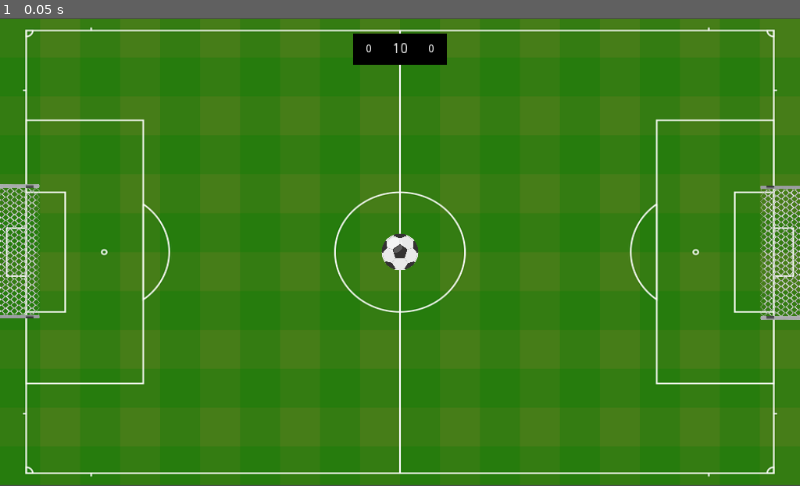
Above: before the commit, frame 1.
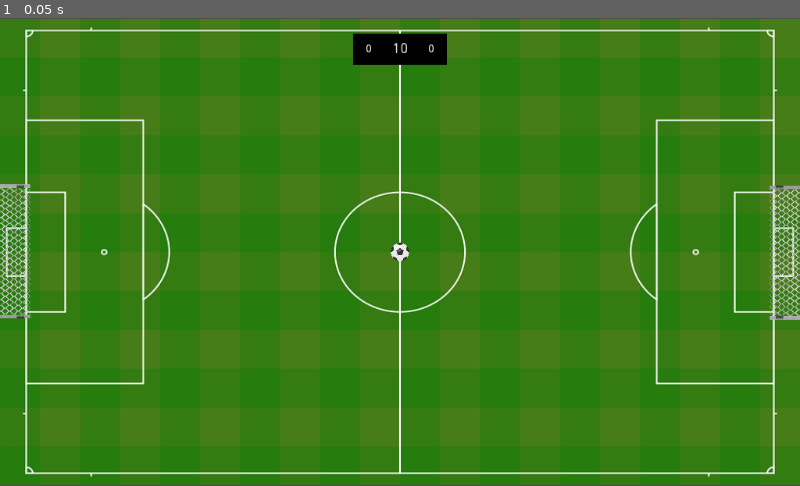
Above: after the commit, the same moment.

Repository: wendeljeske20/CapSoccer
Game: Godot game, scene res://Scenes/Match.tscn
The game is run twice, just before and just after one commit, with the same random seed, the same clock (stepped at 60 frames per second) and the same inputs.
Inputs:
- Up to frame 1 (0.05 s): no input

The runs differ from the first frame. In frame 1, 1.6% of the frame differs, in the area x 0-100%, y 35-65%.
Error in both runs: Attempt to call function 'add_child' in base 'null instance' on a null instance. (res://Scripts/Player.gd:30)

Commit message:
Fixing crossbars, field colliders and changed ball size.

Diff:
--- a/Ball&Collider/Ball&Collider.tscn
+++ /dev/null
@@ -1,75 +0,0 @@
-[gd_scene load_steps=8 format=2]
-
-[ext_resource path="res://field.png" type="Texture" id=1]
-[ext_resource path="res://RigidBody2D.gd" type="Script" id=2]
-[ext_resource path="res://ball.png" type="Texture" id=3]
-[ext_resource path="res://goal.png" type="Texture" id=4]
-[ext_resource path="res://Sprite.gd" type="Script" id=5]
-
-[sub_resource type="CircleShape2D" id=1]
-radius = 24.1435
-
-[sub_resource type="RectangleShape2D" id=2]
-extents = Vector2( 44.2115, 125.559 )
-
-[node name="Node2D" type="Node2D"]
-
-[node name="Field" type="Area2D" parent="."]
-__meta__ = {
-"_edit_group_": true
-}
-
-[node name="Sprite" type="Sprite" parent="Field"]
-position = Vector2( 511.674, 300.618 )
-scale = Vector2( 1.06607, 0.982756 )
-texture = ExtResource( 1 )
-
-[node name="CollisionPolygon2D" type="CollisionPolygon2D" parent="Field"]
-polygon = PoolVector2Array( -0.138069, 15.5702, 989.809, 16.1551, 991.869, 585.898, 31.4675, 585.49, 31.8753, 17.4054, 0.269737, 17.6093, 0.0658798, 599.559, 1023.05, 598.981, 1024.16, 0.64267, 0.335205, 1.7507 )
-
-[node name="Ball" type="Area2D" parent="."]
-position = Vector2( -67.1138, 15.1615 )
-script = ExtResource( 2 )
-__meta__ = {
-"_edit_group_": true
-}
-
-[node name="Sprite" type="Sprite" parent="Ball"]
-position = Vector2( 580.118, 289.068 )
-scale = Vector2( 0.1, 0.1 )
-texture = ExtResource( 3 )
-
-[node name="CollisionShape2D" type="CollisionShape2D" parent="Ball"]
-position = Vector2( 579.877, 289.265 )
-shape = SubResource( 1 )
-
-[node name="GoalLeft" type="Area2D" parent="."]
-position = Vector2( -101.572, -28.7926 )
-__meta__ = {
-"_edit_group_": true
-}
-
-[node name="Sprite" type="Sprite" parent="GoalLeft"]
-position = Vector2( 152.815, 294.435 )
-scale = Vector2( 0.1, 0.1 )
-texture = ExtResource( 4 )
-
-[node name="CollisionShape2D" type="CollisionShape2D" parent="GoalLeft"]
-position = Vector2( 152.987, 291.282 )
-shape = SubResource( 2 )
-
-[node name="GoalRight" type="Area2D" parent="."]
-position = Vector2( 38.0401, -22.1444 )
-__meta__ = {
-"_edit_group_": true
-}
-
-[node name="Sprite" type="Sprite" parent="GoalRight"]
-position = Vector2( 924.615, 296.194 )
-scale = Vector2( 0.1, 0.1 )
-texture = ExtResource( 4 )
-script = ExtResource( 5 )
-
-[node name="CollisionShape2D" type="CollisionShape2D" parent="GoalRight"]
-position = Vector2( 923.029, 296.556 )
-shape = SubResource( 2 )
--- a/Ball&Collider/Ball.gd
+++ /dev/null
@@ -1,17 +0,0 @@
-extends Area2D
-
-var friction : float
-var bounciness : float
-var size : Vector2
-
-func _ready():
-	pass
-
-func _process(delta):
-	pass
-
-func checkGoal():
-	pass
-
-func resetPosition():
-	pass
--- a/Ball&Collider/Goal2.gd
+++ /dev/null
@@ -1,5 +0,0 @@
-extends Area2D
-
-func _ready():
-	sprite.set_flip_h(true)
-	pass
--- a/Ball&Collider/RigidBody2D.gd
+++ /dev/null
@@ -1,46 +0,0 @@
-extends Area2D
-
-var ball_friction : float
-var bounciness : float
-var size : Vector2
-var screenSize
-
-func _ready():
-	screenSize = get_viewport_rect().size
-	resetPosition()
-	pass
-
-func _process(delta):
-	var overlappedAreas = get_overlapping_areas()
-	print(overlappedAreas.size())
-	pass
-
-func checkOverlappedAreas(overlappedAreas):
-
-	if (overlappedAreas.size() > 0):
-		if overlappedAreas.has():
-			checkField()
-		if overlappedAreas.has():
-			checkGoalLeft()
-		if overlappedAreas.has():
-			checkGoalRight()
-
-	pass
-
-func checkField():
-	pass
-
-func checkGoalLeft():
-
-	resetPosition()
-	pass
-
-func checkGoalRight():
-
-	resetPosition()
-	pass
-
-func resetPosition():
-	#self.set_global_position(Vector2(-(screenSize.x / 2), screenSize.y / 2))
-	self.set_global_position(Vector2(0,0))
-	pass
--- a/Ball&Collider/Sprite.gd
+++ /dev/null
@@ -1,5 +0,0 @@
-extends Sprite
-
-func _ready():
-	self.flip_h = true
-	pass
--- a/Ball&Collider/default_env.tres
+++ /dev/null
@@ -1,7 +0,0 @@
-[gd_resource type="Environment" load_steps=2 format=2]
-
-[sub_resource type="ProceduralSky" id=1]
-
-[resource]
-background_mode = 2
-background_sky = SubResource( 1 )
--- a/Ball&Collider/project.godot
+++ /dev/null
@@ -1,24 +0,0 @@
-; Engine configuration file.
-; It's best edited using the editor UI and not directly,
-; since the parameters that go here are not all obvious.
-;
-; Format:
-;   [section] ; section goes between []
-;   param=value ; assign values to parameters
-
-config_version=4
-
-_global_script_classes=[  ]
-_global_script_class_icons={
-
-}
-
-[application]
-
-config/name="Ball&Collider"
-run/main_scene="res://Ball&Collider.tscn"
-config/icon="res://icon.png"
-
-[rendering]
-
-environment/default_environment="res://default_env.tres"
--- a/Scenes/Ball.tscn
+++ b/Scenes/Ball.tscn
@@ -3,14 +3,14 @@
 [ext_resource path="res://Scripts/Ball.gd" type="Script" id=1]
 [ext_resource path="res://Sprites/ball.png" type="Texture" id=2]
 
-[sub_resource type="PhysicsMaterial" id=2]
+[sub_resource type="PhysicsMaterial" id=1]
 bounce = 0.6
 
-[sub_resource type="CircleShape2D" id=1]
-radius = 24.1435
+[sub_resource type="CircleShape2D" id=2]
+radius = 11.8517
 
 [node name="Ball" type="RigidBody2D"]
-physics_material_override = SubResource( 2 )
+physics_material_override = SubResource( 1 )
 gravity_scale = 0.0
 contacts_reported = 10
 contact_monitor = true
@@ -19,8 +19,8 @@
 script = ExtResource( 1 )
 
 [node name="Sprite" type="Sprite" parent="."]
-scale = Vector2( 0.1, 0.1 )
+scale = Vector2( 0.05, 0.05 )
 texture = ExtResource( 2 )
 
 [node name="CollisionShape2D" type="CollisionShape2D" parent="."]
-shape = SubResource( 1 )
+shape = SubResource( 2 )
--- a/Scenes/Field.tscn
+++ b/Scenes/Field.tscn
@@ -1,59 +1,78 @@
-[gd_scene load_steps=5 format=2]
+[gd_scene load_steps=6 format=2]
 
 [ext_resource path="res://Sprites/field.png" type="Texture" id=1]
-[ext_resource path="res://Scripts/Goal.gd" type="Script" id=2]
-[ext_resource path="res://Sprites/goal.png" type="Texture" id=3]
+[ext_resource path="res://Scenes/Goal.tscn" type="PackedScene" id=2]
 
 [sub_resource type="RectangleShape2D" id=1]
-extents = Vector2( 33.3229, 86.0627 )
+extents = Vector2( 480.847, 10 )
+
+[sub_resource type="RectangleShape2D" id=2]
+extents = Vector2( 108.569, 10 )
+
+[sub_resource type="CircleShape2D" id=3]
 
 [node name="Field" type="Node2D"]
 
 [node name="Field" type="RigidBody2D" parent="."]
 mode = 1
+can_sleep = false
 
 [node name="Sprite" type="Sprite" parent="Field"]
 scale = Vector2( 1.06607, 0.982756 )
 texture = ExtResource( 1 )
 
-[node name="CollisionPolygon2D" type="CollisionPolygon2D" parent="Field"]
-position = Vector2( -511.464, -301.035 )
-polygon = PoolVector2Array( -0.138069, 15.5702, 989.809, 16.1551, 991.869, 585.898, 31.4675, 585.49, 31.8753, 17.4054, 0.269737, 17.6093, 0.0658798, 599.559, 1023.05, 598.981, 1024.16, 0.64267, 0.335205, 1.7507 )
+[node name="CollisionShape2D" type="CollisionShape2D" parent="Field"]
+position = Vector2( 0, -291.58 )
+shape = SubResource( 1 )
 
-[node name="GoalLeft" type="RigidBody2D" parent="."]
-position = Vector2( -517.775, 0 )
-mode = 1
-contacts_reported = 10
-contact_monitor = true
-can_sleep = false
-script = ExtResource( 2 )
+[node name="CollisionShape2D2" type="CollisionShape2D" parent="Field"]
+position = Vector2( 0, 293.868 )
+shape = SubResource( 1 )
+
+[node name="CollisionShape2D3" type="CollisionShape2D" parent="Field"]
+position = Vector2( 489.804, 195.053 )
+rotation = 1.5708
+shape = SubResource( 2 )
+
+[node name="CollisionShape2D5" type="CollisionShape2D" parent="Field"]
+position = Vector2( -489.668, 195.053 )
+rotation = 1.5708
+shape = SubResource( 2 )
+
+[node name="CollisionShape2D4" type="CollisionShape2D" parent="Field"]
+position = Vector2( 489.804, -195.097 )
+rotation = 1.5708
+shape = SubResource( 2 )
+
+[node name="CollisionShape2D6" type="CollisionShape2D" parent="Field"]
+position = Vector2( -489.668, -195.097 )
+rotation = 1.5708
+shape = SubResource( 2 )
+
+[node name="CollisionShape2D7" type="CollisionShape2D" parent="Field"]
+position = Vector2( -477.126, -283.933 )
+rotation = 1.5708
+shape = SubResource( 3 )
+
+[node name="CollisionShape2D10" type="CollisionShape2D" parent="Field"]
+position = Vector2( 476.069, -283.933 )
+rotation = 1.5708
+shape = SubResource( 3 )
+
+[node name="CollisionShape2D8" type="CollisionShape2D" parent="Field"]
+position = Vector2( -477.126, 282.274 )
+rotation = 1.5708
+shape = SubResource( 3 )
+
+[node name="CollisionShape2D9" type="CollisionShape2D" parent="Field"]
+position = Vector2( 476.069, 282.274 )
+rotation = 1.5708
+shape = SubResource( 3 )
+
+[node name="GoalLeft" parent="." instance=ExtResource( 2 )]
+position = Vector2( -502.998, 0 )
 isLeftSide = true
 
-[node name="Sprite" type="Sprite" parent="GoalLeft"]
-position = Vector2( 26.5811, 0 )
-rotation = -1.57079
-scale = Vector2( 0.317458, 0.317458 )
-texture = ExtResource( 3 )
-
-[node name="CollisionShape2D" type="CollisionShape2D" parent="GoalLeft"]
-position = Vector2( 25.7214, 0 )
-shape = SubResource( 1 )
-
-[node name="GoalRight" type="RigidBody2D" parent="."]
-position = Vector2( 517.775, 0 )
+[node name="GoalRight" parent="." instance=ExtResource( 2 )]
+position = Vector2( 502.998, 0 )
 rotation = 3.14159
-mode = 1
-contacts_reported = 10
-contact_monitor = true
-can_sleep = false
-script = ExtResource( 2 )
-
-[node name="Sprite" type="Sprite" parent="GoalRight"]
-position = Vector2( 26.5811, 0 )
-rotation = -1.57079
-scale = Vector2( 0.317458, 0.317458 )
-texture = ExtResource( 3 )
-
-[node name="CollisionShape2D" type="CollisionShape2D" parent="GoalRight"]
-position = Vector2( 25.7214, 0 )
-shape = SubResource( 1 )
--- /dev/null
+++ b/Scenes/Goal.tscn
@@ -0,0 +1,46 @@
+[gd_scene load_steps=6 format=2]
+
+[ext_resource path="res://Scripts/GoalSetter.gd" type="Script" id=1]
+[ext_resource path="res://Sprites/goal.png" type="Texture" id=2]
+[ext_resource path="res://Scripts/Goal.gd" type="Script" id=3]
+
+[sub_resource type="CapsuleShape2D" id=1]
+radius = 2.6235
+height = 55.9211
+
+[sub_resource type="RectangleShape2D" id=2]
+extents = Vector2( 10, 81.4408 )
+
+[node name="Goal" type="Node2D"]
+script = ExtResource( 1 )
+
+[node name="Crossbar" type="RigidBody2D" parent="."]
+mode = 1
+contacts_reported = 10
+contact_monitor = true
+can_sleep = false
+
+[node name="TopBar" type="CollisionShape2D" parent="Crossbar"]
+position = Vector2( 0, -84.397 )
+rotation = 1.5708
+shape = SubResource( 1 )
+
+[node name="DownBar" type="CollisionShape2D" parent="Crossbar"]
+position = Vector2( 0, 82.7733 )
+rotation = 1.5708
+shape = SubResource( 1 )
+
+[node name="Sprite" type="Sprite" parent="."]
+rotation = -1.57079
+scale = Vector2( 0.317458, 0.317458 )
+texture = ExtResource( 2 )
+
+[node name="GoalCollider" type="RigidBody2D" parent="."]
+position = Vector2( 7.11779, 0 )
+mode = 1
+contacts_reported = 10
+contact_monitor = true
+script = ExtResource( 3 )
+
+[node name="CollisionShape2D" type="CollisionShape2D" parent="GoalCollider"]
+shape = SubResource( 2 )
--- a/Scripts/Ball.gd
+++ b/Scripts/Ball.gd
@@ -5,6 +5,8 @@
 
 # 1 for player 1 and 2 for player 2. 0 for none
 var goalScored = 0
+
+#const GoalClass = preload("Goal.gd")
 
 func _ready():
 	resetPosition()
@@ -35,10 +37,9 @@
 
 func checkCollisions(collidingBodies):
 	for i in collidingBodies.size():
-		if collidingBodies[i].name == "GoalLeft":
-			checkGoal(true)
-		if collidingBodies[i].name == "GoalRight":
-			checkGoal(false)
+		# Checking if it's a goal. Pretty ugly way, but works. *shrug*
+		if "isLeftSide" in collidingBodies[i].get_node(""):
+			checkGoal(collidingBodies[i].get_node("").isLeftSide)
 	pass
 
 func checkGoal(isLeftSide):
--- a/Scripts/Button.gd
+++ b/Scripts/Button.gd
@@ -14,9 +14,11 @@
 onready var shootBar = get_node("ShootStrength")
 onready var sprite = get_node("Sprite")
 
-func _process(delta):
+func _ready():
 	if paint == 1:
 		sprite.modulate = Color(1, 0, 0)
+
+func _process(delta):
 	if (isShooting):
 		shootForce += shootIncrease * delta
 
--- a/Scripts/Goal.gd
+++ b/Scripts/Goal.gd
@@ -1,3 +1,3 @@
 extends RigidBody2D
 
-export(bool) var isLeftSide
+var isLeftSide
--- /dev/null
+++ b/Scripts/GoalSetter.gd
@@ -0,0 +1,6 @@
+extends Node2D
+
+export(bool) var isLeftSide
+
+func _ready():
+	get_node("GoalCollider").isLeftSide = isLeftSide
Binary file removed: Ball&Collider/ball.png
Not shown, removed: Ball&Collider/ball.png.import
Binary file removed: Ball&Collider/field.png
Not shown, removed: Ball&Collider/field.png.import
Binary file removed: Ball&Collider/goal.png
Not shown, removed: Ball&Collider/goal.png.import
Binary file removed: Ball&Collider/icon.png
Not shown, removed: Ball&Collider/icon.png.import
Binary file removed: Scenes/circle.png
Not shown, removed: Scenes/circle.png.import
Binary file removed: Sprites/circle2.png
Not shown, removed: Sprites/circle2.png.import
